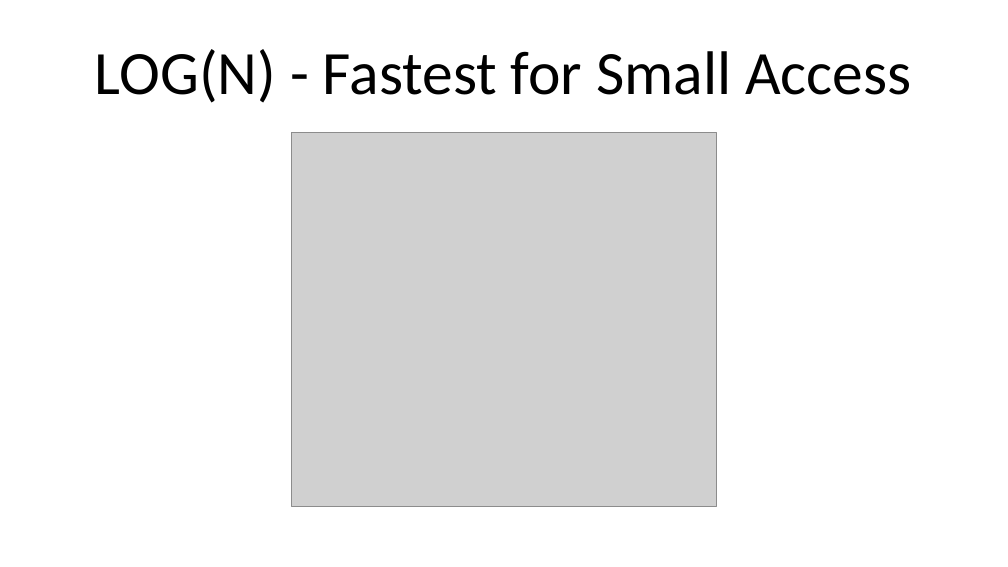
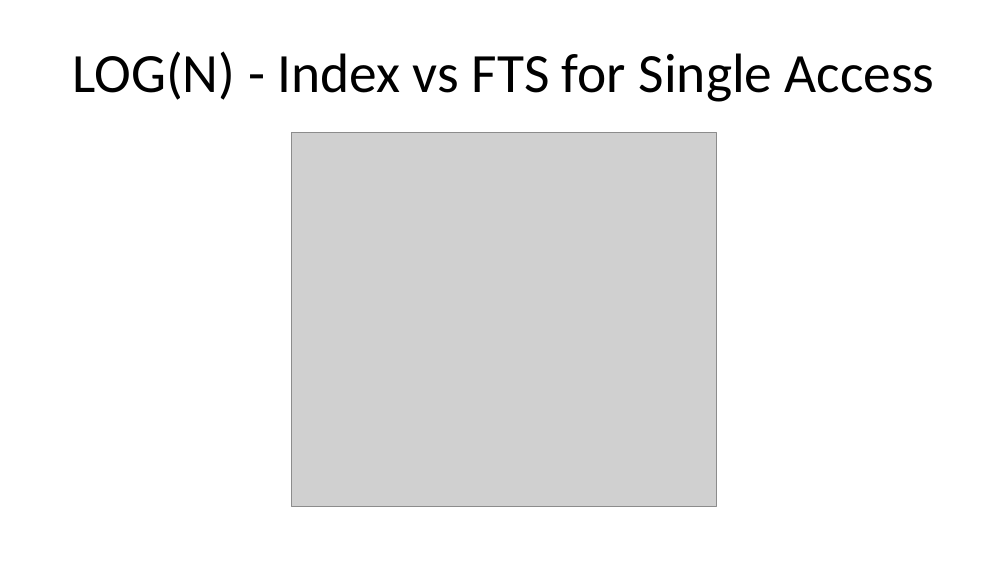
Before and after one commit to ProOracleSQL/space, a slide deck: slide 29 of examples/presentations/Practical Algorithm Analysis for Oracle Developers - Collaborate - 2019_281_Heller.pptx (slide 32 before the commit). Drawn at 1008x567 pixels with LibreOffice and Linux fonts; fonts in the diff are those of the drawing; grey boxes stand for pictures. Boxes give left, top, right and bottom in pixels: in the first picture for what was removed or moved away, otherwise in the second. Text is boxed around its words. In the diff, an @@ line names an element or a change of style, - is before the commit and + after.

```diff
--- a/examples/presentations/Practical Algorithm Analysis for Oracle Developers - Collaborate - 2019_281_Heller.pptx
+++ b/examples/presentations/Practical Algorithm Analysis for Oracle Developers - Collaborate - 2019_281_Heller.pptx
@@ title at <box>73,51,935,102</box>: text changed; size 44 to 39.6 pt @@
-LOG(N) - Fastest for Small Access
+LOG(N) - Index vs FTS for Single Access
```
Also in this commit, not shown: 12 other slides changed, 3 slides added, 6 slides removed.
